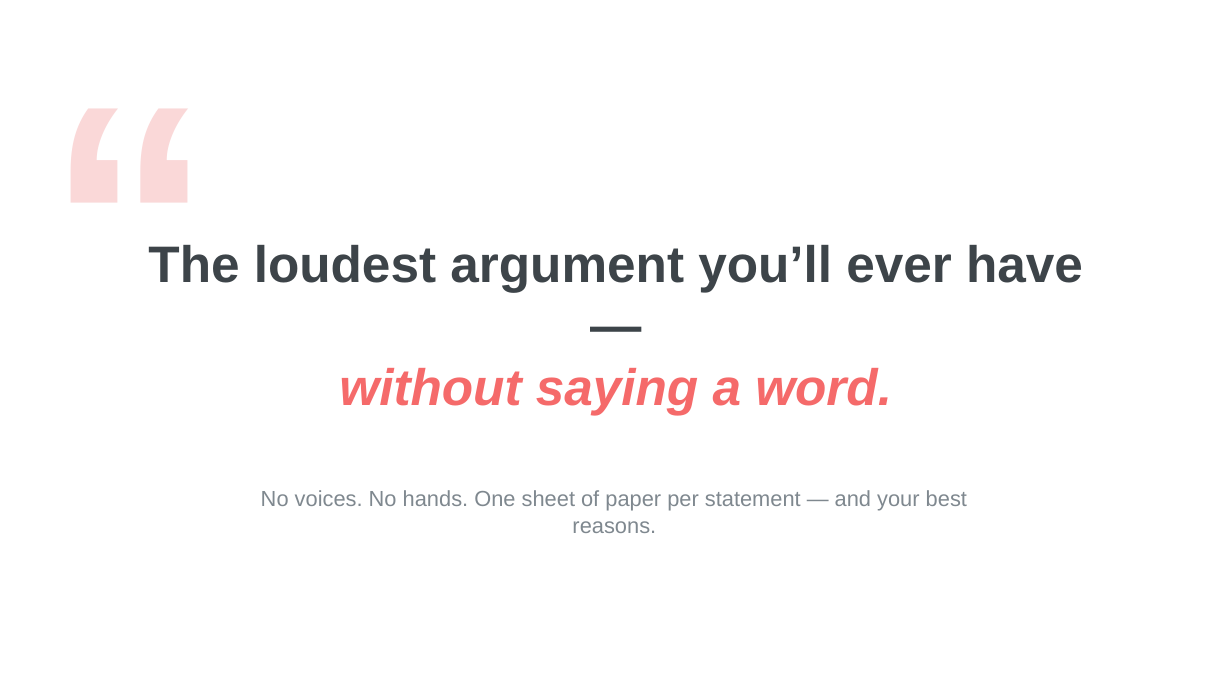
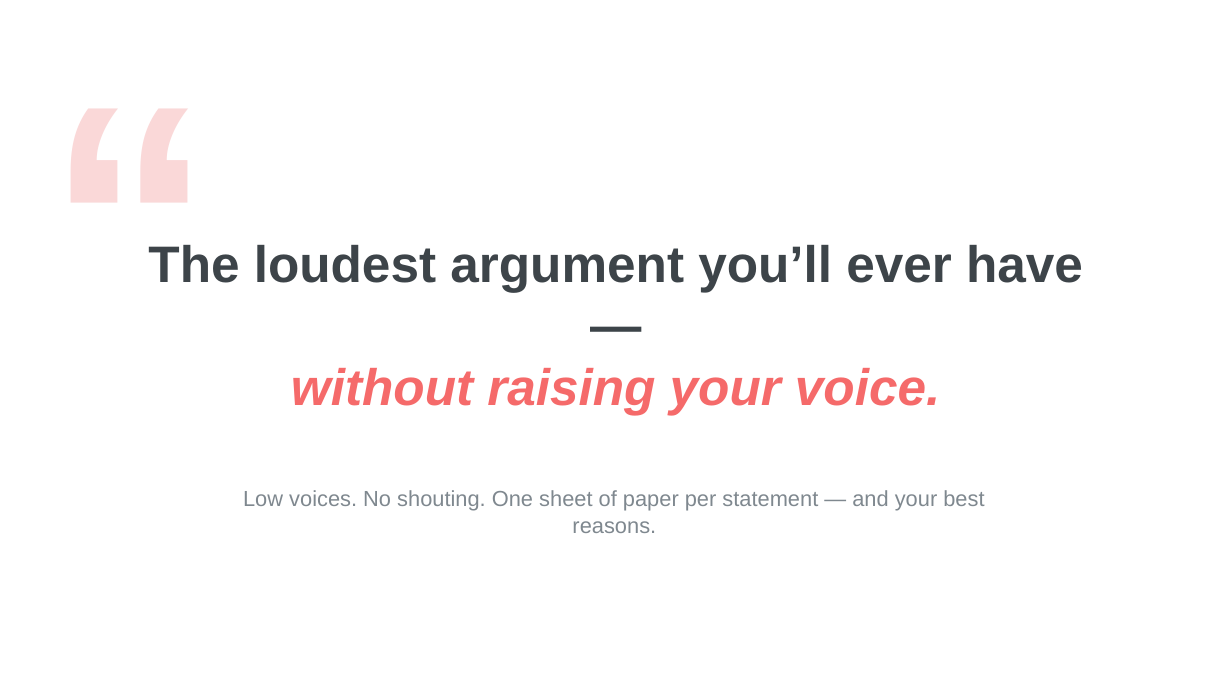
Before and after one commit to dwaugh-edsim/bihi2027, a slide deck: slide 2 of ILT/silent-debate-ilt.pptx. Drawn at 1232x693 pixels with LibreOffice and Linux fonts; fonts in the diff are those of the drawing. Boxes give left, top, right and bottom in pixels: in the first picture for what was removed or moved away, otherwise in the second. Text is boxed around its words. In the diff, an @@ line names an element or a change of style, - is before the commit and + after.

```diff
--- a/ILT/silent-debate-ilt.pptx
+++ b/ILT/silent-debate-ilt.pptx
@@ text at <box>291,368,940,415</box>: text changed @@
-without saying a word.
+without raising your voice.
@@ text at <box>243,490,984,533</box>: text changed @@
-No voices. No hands. One sheet of paper per statement — and your best reasons.
+Low voices. No shouting. One sheet of paper per statement — and your best reasons.
```
Also in this commit, not shown: 7 other slides changed, 2 other files.
